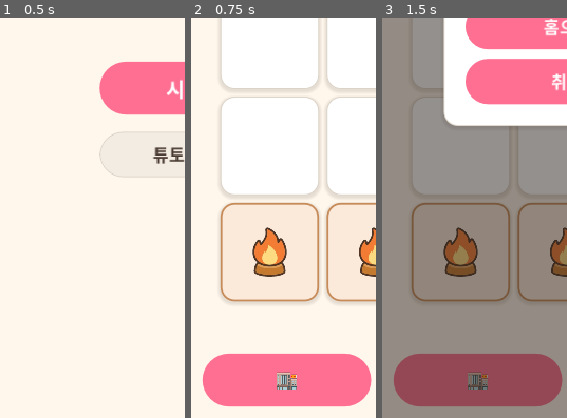
Above: before the commit, frames 1-3 (left to right).
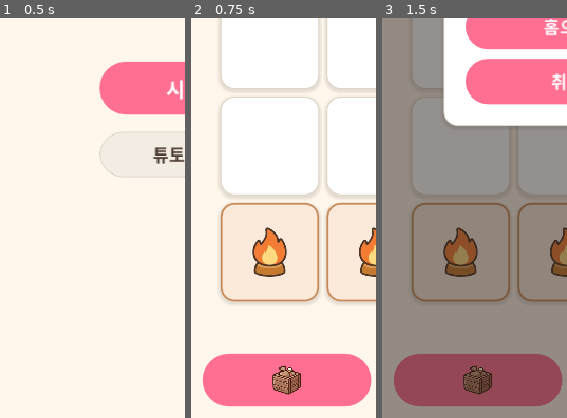
Above: after the commit, the same moments.

Repository: yellyB/game-slot-kitchen
Game: Godot game, scene res://scenes/Main.tscn
Same seed, same stepped clock (60 frames per second), same inputs: the game is played once before the commit and once after it. Sound files missing from this copy of the repository are replaced by a short silence.
Inputs:
- Up to frame 1 (0.5 s): no input
- Up to frame 2 (0.75 s): click "시작" at 0.5 s
- Up to frame 3 (1.5 s): click "🏠" at 1.25 s
The pictures show only the part of the screen within x 0-50%, y 50-100%; the shares and areas given below are measured in that part.

Frame 1 is identical in both runs. In frame 2, 0.8% of the frame differs, in the area x 43-60%, y 86-95%; in frame 3, 0.8%.

Commit message:
아트: 창고 버튼 아이콘을 손그림(창고.png)으로 교체
- 🏬 이모지 → assets/art/ui/warehouse.png(128px, LINEAR) 버튼 중앙 배치
- 원본 256(루트 창고.png)에서 128 리사이즈

Co-Authored-By: Claude Opus 4.8 (1M context) <noreply@anthropic.com>

Diff:
--- a/scripts/main.gd
+++ b/scripts/main.gd
@@ -327,8 +327,20 @@
   row.add_theme_constant_override("separation", 10)
 
   _warehouse_btn = _make_bottom_button(Palette.MAIN)
-  _warehouse_btn.text = "🏬"
   _warehouse_btn.pressed.connect(_toggle_warehouse)
+  # 아이콘: 창고 손그림(이모지 대신) — 버튼 중앙에 비율유지, LINEAR로 선명.
+  var wh_cc := CenterContainer.new()
+  wh_cc.set_anchors_and_offsets_preset(Control.PRESET_FULL_RECT)
+  wh_cc.mouse_filter = Control.MOUSE_FILTER_IGNORE
+  var wh_icon := TextureRect.new()
+  wh_icon.texture = load("res://assets/art/ui/warehouse.png")
+  wh_icon.custom_minimum_size = Vector2(40, 40)
+  wh_icon.expand_mode = TextureRect.EXPAND_IGNORE_SIZE
+  wh_icon.stretch_mode = TextureRect.STRETCH_KEEP_ASPECT_CENTERED
+  wh_icon.texture_filter = CanvasItem.TEXTURE_FILTER_LINEAR
+  wh_icon.mouse_filter = Control.MOUSE_FILTER_IGNORE
+  wh_cc.add_child(wh_icon)
+  _warehouse_btn.add_child(wh_cc)
   row.add_child(_warehouse_btn)
 
   _trash_btn = TrashButton.new()
Binary file added: assets/art/ui/warehouse.png
Not shown, added: assets/art/ui/warehouse.png.import
